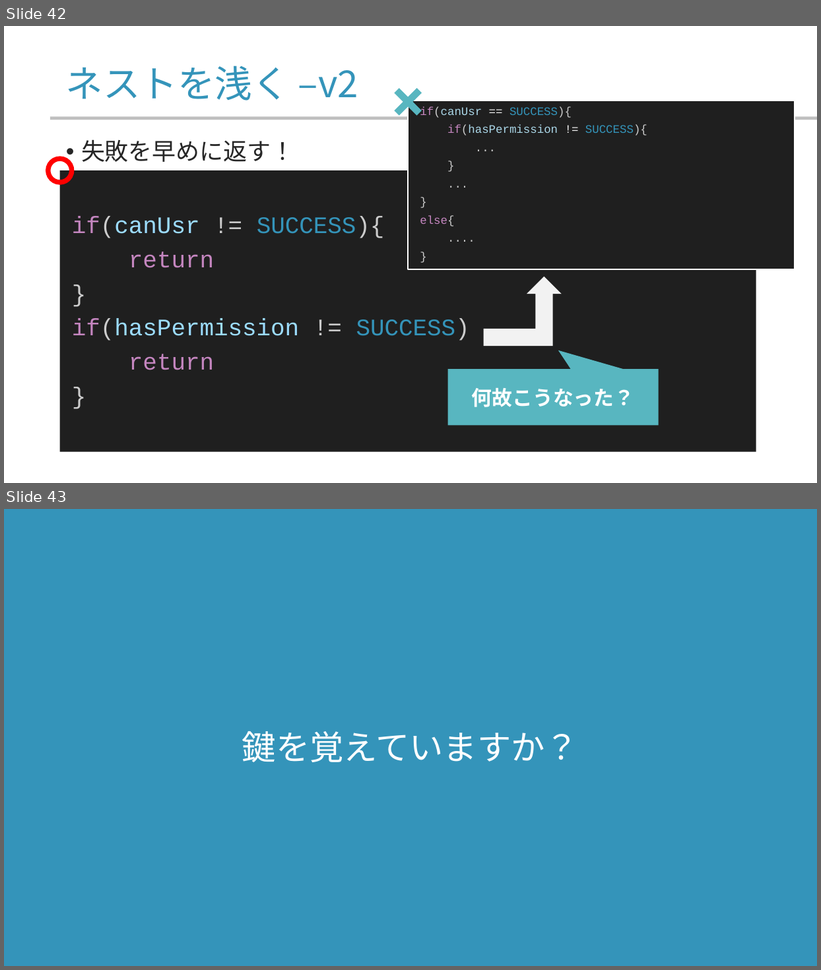
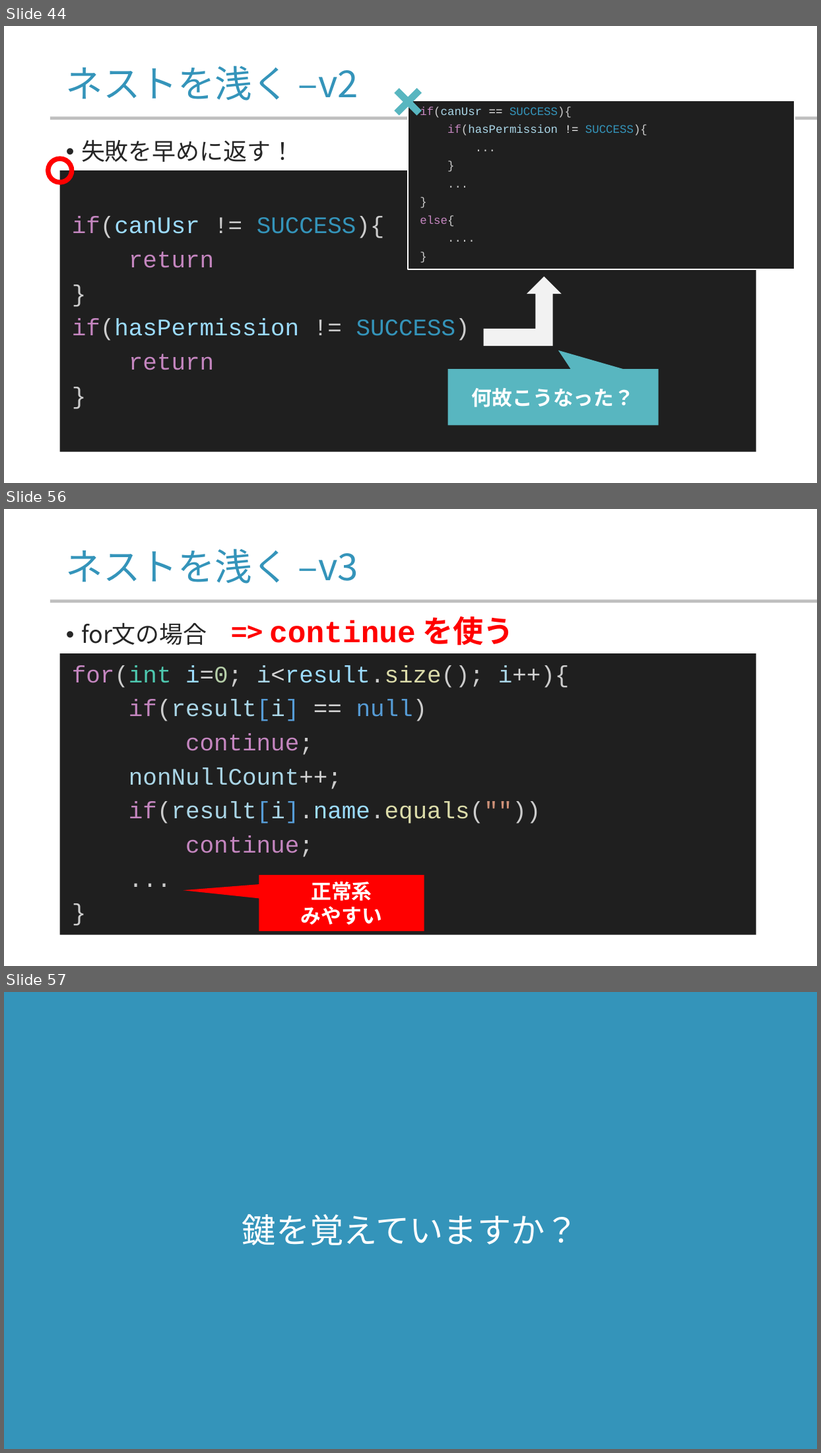
Before and after one commit to yamada-ai/java-prac, a slide deck: 07_ccontrol_flow_1.pptx. Shown one above the other, each under a label of ours: slides 42 and 43 before the commit, slides 44, 56 and 57 after it; the slides between them are not shown. The pictures are 821x970 and 821x1453 pixels, drawn with LibreOffice and Linux fonts; fonts in the diff are those of the drawing; background and template pictures are left out. Boxes give left, top, right and bottom in pixels: in the first picture for what was removed or moved away, otherwise in the second. Text is boxed around its words. In the diff, an @@ line names an element or a change of style, - is before the commit and + after.

```diff
--- a/07_ccontrol_flow_1.pptx
+++ b/07_ccontrol_flow_1.pptx
@@ slide 56 added at (x1=4, y1=509, x2=817, y2=966), background #FFFFFF; not listed: 1 template element that a slide beside it also shows @@
@@ title added at (x1=66, y1=549, x2=358, y2=584), 44 pt, text #3494BA @@
+ネストを浅く –v3
@@ text added at (x1=81, y1=623, x2=207, y2=645), 28 pt, text #262626 @@
+• for文の場合
@@ text added at (x1=269, y1=617, x2=514, y2=646), 36 pt, text #FF0000, bold @@
+=> continue を使う
@@ rectangle added at (x1=60, y1=654, x2=757, y2=935), fill #1F1F1F, 28 pt, text #AAD6E7 @@
+for(int i=0; i<result.size(); i++){
+if(result[i] == null)
+continue;
+nonNullCount++;
+if(result[i].name.equals(""))
+continue;
+...
+}
@@ speech box added at (x1=259, y1=875, x2=424, y2=931), fill #FF0000, 24 pt, text #FFFFFF, bold @@
+正常系
+みやすい
@@ what was slide 42 is now slide 44 @@
@@ what was slide 43 is now slide 57 @@
```
Also in this commit, not shown: 13 slides changed, 15 other slides added, 2 other files.
